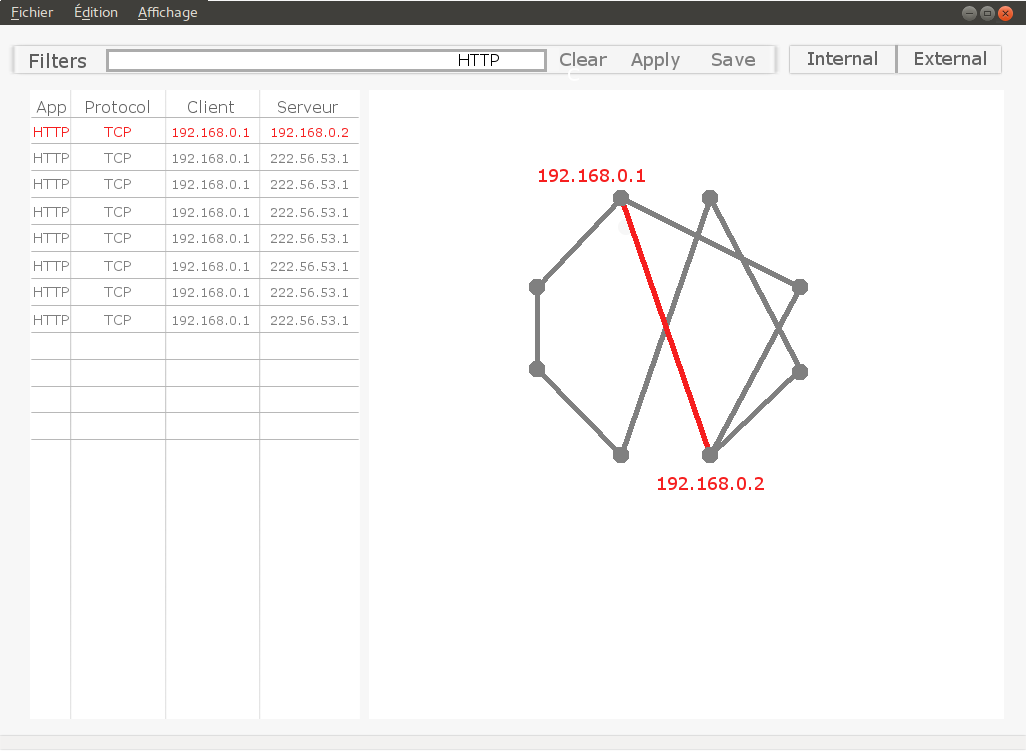
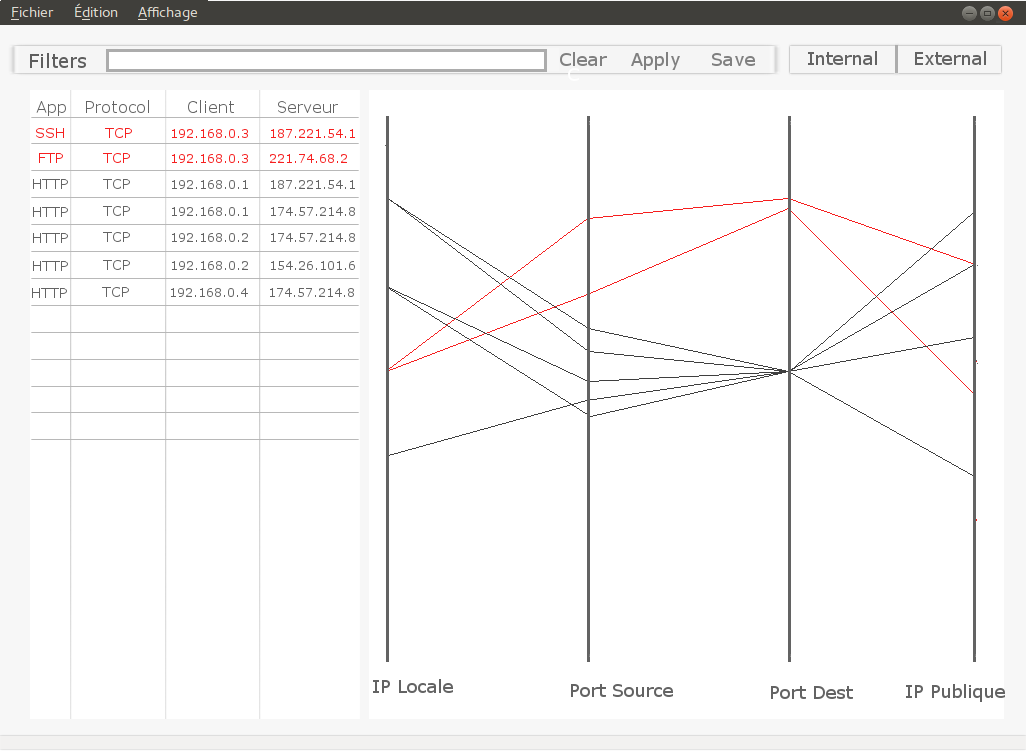
Before/after of a w=1026, h=751 layered artwork. What changed in the layer stack:
showed group "ExternalView" (9 layers) over [373, 116, 1005, 702]
moved "Calque Copié #3" into group "ExternalView", painted on it over [34, 116, 976, 662]
painted on "Affichage Externe" over [386, 116, 978, 662]
hid group "InternalView" (12 layers) over [373, 54, 1004, 702]
renamed "HTTP TCP 192.168...." to "SSH TCP 192.168...", painted on it over [34, 127, 355, 138]
added layer "FTP TCP 192.168..." in group "ListeConnexion #1" over [39, 153, 347, 163]
renamed "Calque Copié #4" to "HTTP TCP 192.168.... #2", painted on it over [33, 179, 355, 189]
renamed "Calque Copié #5" to "HTTP TCP 192.168....", painted on it over [33, 206, 355, 217]
added layer (unnamed layer) in group "ListeConnexion #1" over [473, 336, 482, 348]
renamed "Calque Copié #6" to "HTTP TCP 192.168.... #1", painted on it over [33, 232, 355, 243]
renamed "Calque Copié #7" to "HTTP TCP 192.168.... #3", painted on it over [33, 260, 355, 271]
renamed "Calque Copié #8" to "HTTP TCP 192.168.... #4", painted on it over [32, 287, 354, 298]
removed layer "Calque Copié #9" from group "ListeConnexion #1" over [34, 315, 348, 325]
